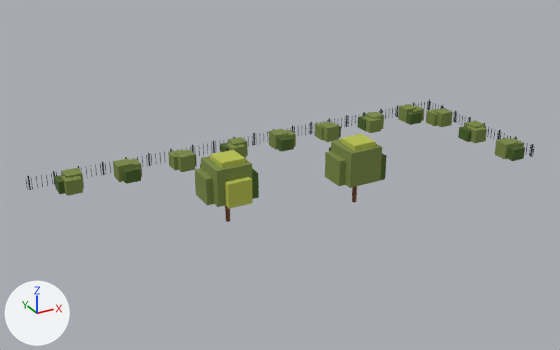
Two versions of the glTF model newcity/chunk_-1_-3.glb, one commit apart.
The view is the same before and after, from a 50 mm lens placed at (-75.6, 73.1, 32.2), pointed at (-40.9, 136.2, 0.7). Every picture has the same lights, and +X, +Y and +Z are marked at lower left. The first picture is the older version. Vertices at exactly the same position are counted once.

Objects in the first picture: 'chunk_-1_-3__feat_garden', 'chunk_-1_-3__tree'.
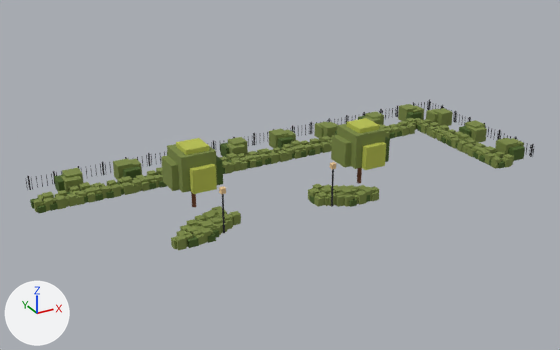
Pixel boxes [x1, y1, x2, y2] of what changed, in the pictures (560 x 350 px; the box of a moved part takes in the faces that stretch with it):
'chunk_-1_-3__tree', reshaped (24% taller)
    before: [54, 104, 525, 222]
    after: [30, 104, 525, 251]
'chunk_-1_-3__lamp', added
    after: [219, 162, 336, 234]
    faces in mat_nc_lamp_iron (black #2a2a2e): [222, 169, 334, 234]
part 1 of me_bush109_0, moved or reshaped
    before: [380, 153, 387, 180]
    after: [385, 137, 390, 162]
part 2 of me_bush109_0, moved or reshaped (not visible before)
    after: [216, 155, 223, 185]
part 3 of me_bush109_0, moved or reshaped (not visible afterwards)
    before: [195, 168, 214, 205]
part 4 of me_bush109_0, added
    after: [349, 199, 357, 207]
part 5 of me_bush109_0, added
    after: [208, 233, 216, 243]
part 6 of me_bush109_0, deleted
    before: [201, 134, 382, 209]
part 7 of me_bush109_0, built on
    before: [225, 206, 230, 222]
    after: [30, 118, 514, 251]
part 8 of me_bush109_0, reshaped
    before: [352, 186, 357, 202]
    after: [308, 118, 386, 207]

The change in detail:
Material 'nc_window_warm' (mat_nc_window_warm) is new.
Its base color is (0.791, 0.539, 0.275) (beige #e6c28f).
Its roughness is 0.9.
me_bush109_0 is used by ob_chunk__1__3__tree; location (0.0, 0.0, 0.0).
me_bush109_0 had 384 vertices, 584 faces and spanned x -61.3..-14.3, y 126.9..145.6, z 0.0..6.3.
me_bush109_0 now has 4008 vertices, 6020 faces and spans x -64.3..-14.3, y 127.7..145.6, z 0.0..6.3.
me_bush109_0 part 1: the loose piece of 8 vertices spanning x -37.0..-34.6, y 127.1..129.5, z 2.4..4.8 is moved by (2.9, 3.4, 0.0).
me_bush109_0 part 2: the loose piece of 8 vertices spanning x -50.8..-48.4, y 130.8..133.1, z 2.6..5.0 is moved by (0.0, 2.7, -0.2).
me_bush109_0 part 3: the loose piece of 8 vertices spanning x -51.6..-49.1, y 129.9..132.4, z 2.5..4.9 is moved by (-0.7, 5.0, 0.1), in mat_nc_canopy_dark (dark green #4a6326).
me_bush109_0 part 4: a new loose piece, a box spanning x -37.94..-37.22, y 127.74..128.46, z 0.0..0.58, in mat_nc_canopy_dark (dark green #4a6326).
me_bush109_0 part 5: a new loose piece, a box spanning x -52.54..-51.82, y 127.78..128.5, z 0.0..0.58, in mat_nc_canopy_dark (dark green #4a6326).
me_bush109_0 part 6: 7 loose pieces with 56 vertices, spanning x -51.0..-35.3, y 126.9..132.4, z 2.4..6.3, are deleted.
me_bush109_0 part 7: 16 vertices removed from x -49.5..-49.1, y 130.5..131.0, z 0.0..3.1; 3136 vertices added at x -64.3..-17.1, y 127.7..142.9, z 0.0..6.3.
me_bush109_0 part 8: 15 vertices removed from x -37.2..-36.8, y 128.4..128.8, z 0.0..3.1; 367 vertices added at x -40.6..-32.4, y 127.7..133.7, z 0.0..6.3.
Other edits to the shape of me_bush109_0 do not show in these pictures.
Mesh me_lamp212 is new.
It consists of an 8-sided cylinder along z spanning x -39.47..-39.29, y 128.65..128.83, z 0.0..4.0, material slot 0; an 8-sided cylinder along z spanning x -50.71..-50.53, y 128.65..128.83, z 0.0..4.0, material slot 0; a box spanning x -39.6..-39.16, y 128.52..128.96, z 3.9..4.4, material slot 1; a box spanning x -50.84..-50.4, y 128.52..128.96, z 3.9..4.4, material slot 1.
It uses material mat_nc_lamp_iron (black #2a2a2e).
It uses material mat_nc_window_warm (beige #e6c28f).
Object 'chunk_-1_-3__lamp' (ob_chunk__1__3__lamp) is new; it shows me_lamp212.
Its location is (0.0, 0.0, 0.0).
